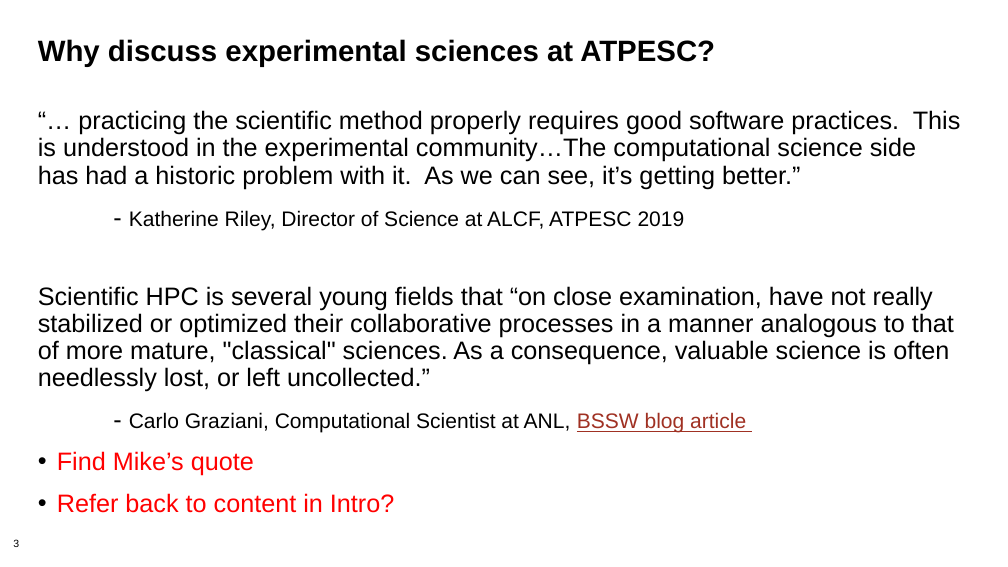
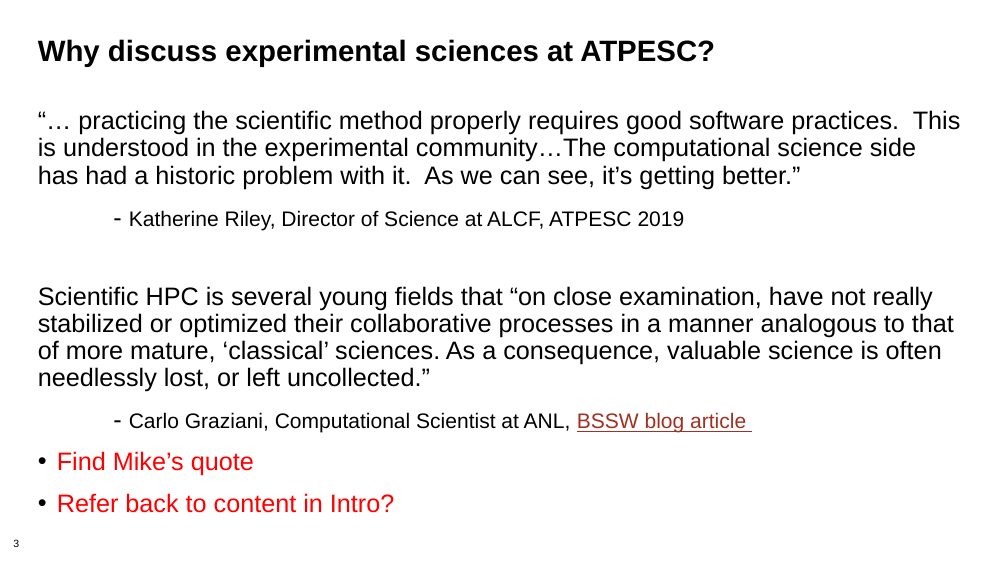
Before and after one commit to bssw-tutorial/presentations, a slide deck: slide 3 of lab-notebooks.pptx. Drawn at 1008x567 pixels with LibreOffice and Linux fonts; fonts in the diff are those of the drawing; background and template pictures are left out. Boxes give left, top, right and bottom in pixels: in the first picture for what was removed or moved away, otherwise in the second. Text is boxed around its words. In the diff, an @@ line names an element or a change of style, - is before the commit and + after.

```diff
--- a/lab-notebooks.pptx
+++ b/lab-notebooks.pptx
@@ text at <box>38,286,954,392</box>: text changed @@
-Scientific HPC is several young fields that “on close examination, have not really stabilized or optimized their collaborative processes in a manner analogous to that of more mature, "classical" sciences. As a consequence, valuable science is often needlessly lost, or left uncollected.”
+Scientific HPC is several young fields that “on close examination, have not really stabilized or optimized their collaborative processes in a manner analogous to that of more mature, ‘classical’ sciences. As a consequence, valuable science is often needlessly lost, or left uncollected.”
```
Also in this commit, not shown: 4 other slides changed, 1 slide added, 1 slide removed.
